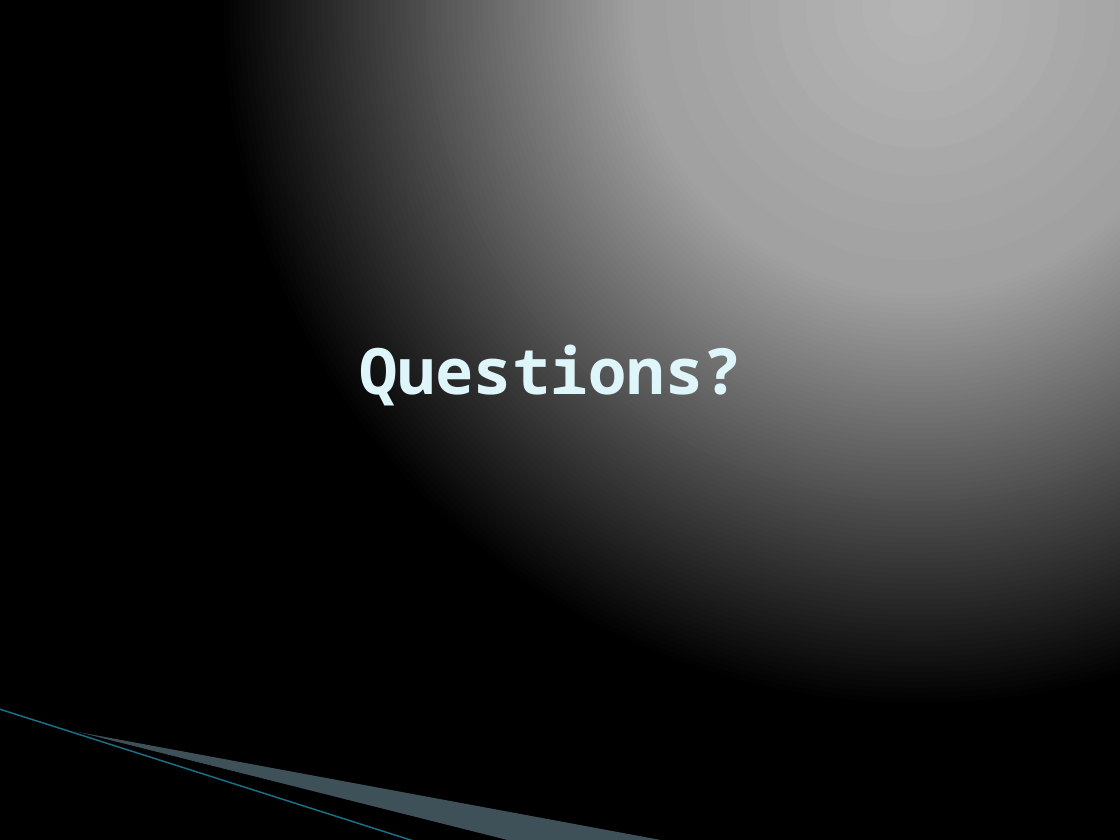
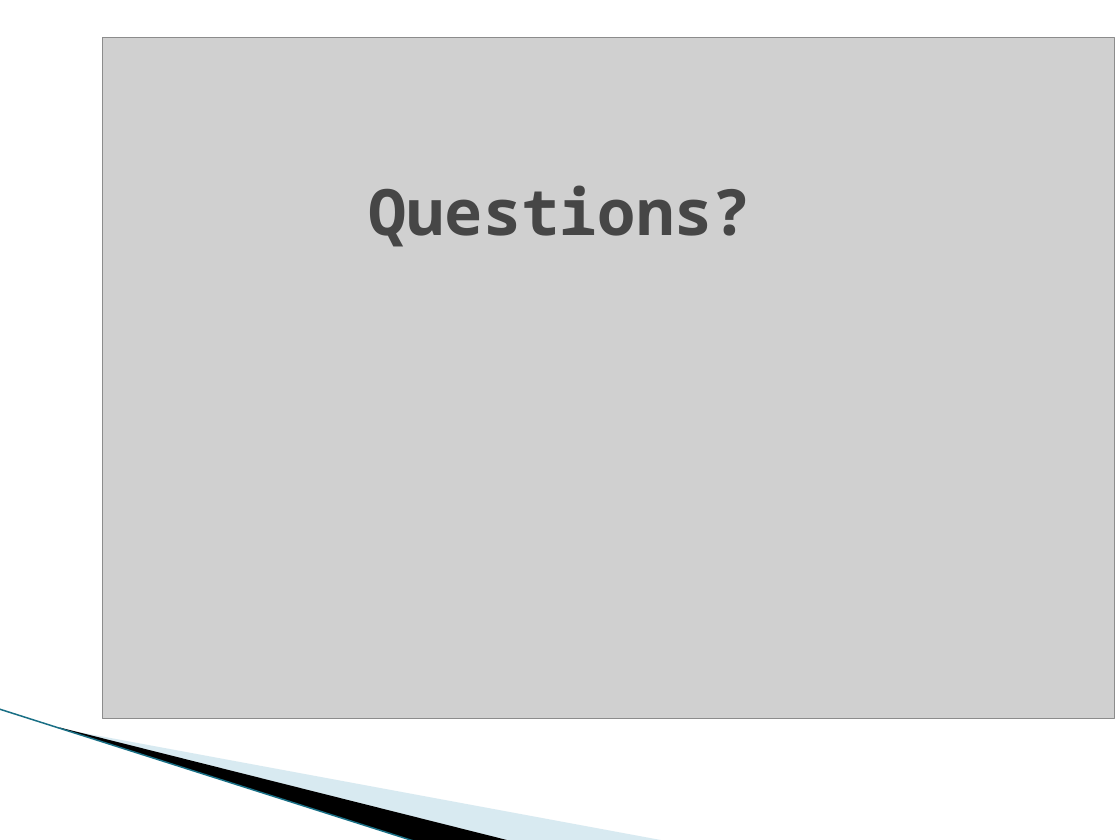
Before and after one commit to vfasburg/cse_825, a slide deck: slide 18 of Project/Final_Project_Presentation_Fasburg_Reiff_Thomas.pptx (slide 17 before the commit). Drawn at 1120x840 pixels with LibreOffice and Linux fonts; fonts in the diff are those of the drawing; grey boxes stand for pictures; background and template pictures are left out. Boxes give left, top, right and bottom in pixels: in the first picture for what was removed or moved away, otherwise in the second. Text is boxed around its words. In the diff, an @@ line names an element or a change of style, - is before the commit and + after.

Commit message:
Added more of my slides

```diff
--- a/Project/Final_Project_Presentation_Fasburg_Reiff_Thomas.pptx
+++ b/Project/Final_Project_Presentation_Fasburg_Reiff_Thomas.pptx
@@ background gradient #B4B4B4 to #A2A2A2 to #000000 to #FFFFFF @@
@@ picture added at <box>103,37,1114,718</box> @@
@@ title "Questions?": place and size @@
-title "Questions?" at <box>359,334,742,411</box>
+title "Questions?" at <box>368,185,751,247</box>
@@ title "Questions?" at <box>368,185,751,247</box>: text colour #DEF5FA to #464646 @@
```
Also in this commit, not shown: 11 other slides changed, 3 slides added, 2 slides removed.
